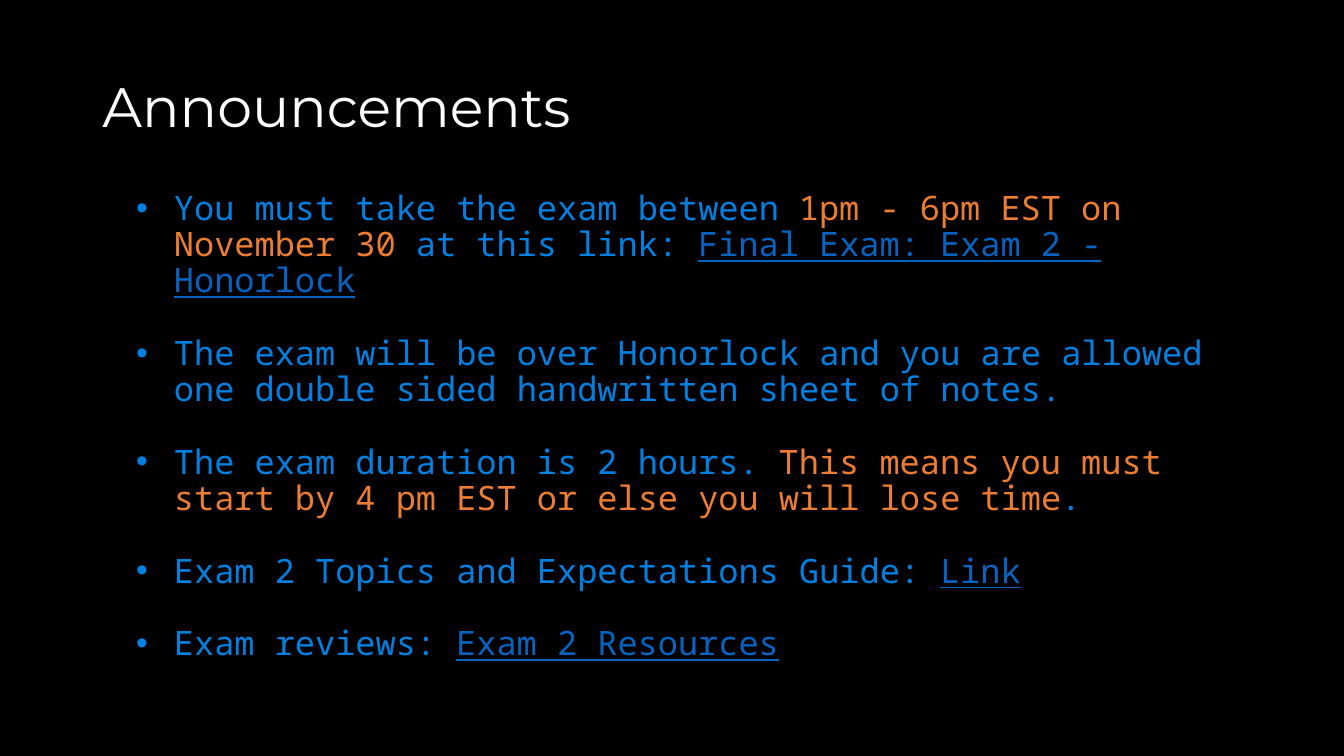
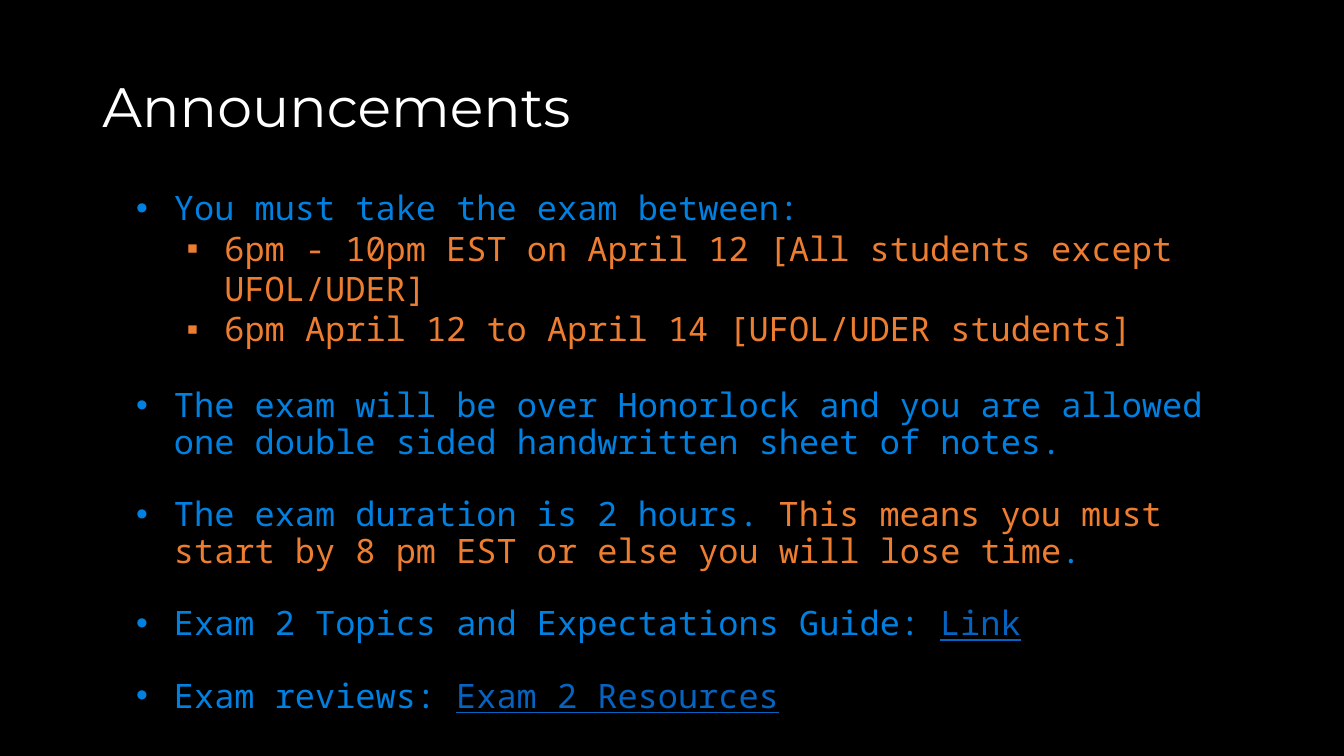
Before and after one commit to COP3530/Instructional-Content, a slide deck: slide 3 of Slides/Slides-PPT/Exam 2 - Review A.pptx. Drawn at 1344x756 pixels with LibreOffice and Linux fonts; fonts in the diff are those of the drawing. Boxes give left, top, right and bottom in pixels: in the first picture for what was removed or moved away, otherwise in the second. Text is boxed around its words. In the diff, an @@ line names an element or a change of style, - is before the commit and + after.

Commit message:
review a updated dsa exam 2

```diff
--- a/Slides/Slides-PPT/Exam 2 - Review A.pptx
+++ b/Slides/Slides-PPT/Exam 2 - Review A.pptx
@@ text at (x1=174, y1=194, x2=1172, y2=349): text changed; text colour #0081E2 to #ED7D31 @@
-• You must take the exam between 1pm - 6pm EST on November 30 at this link: Final Exam: Exam 2 - Honorlock
+• You must take the exam between:
+  ▪ 6pm - 10pm EST on April 12 [All students except UFOL/UDER]
+  ▪ 6pm April 12 to April 14 [UFOL/UDER students]
@@ text at (x1=174, y1=500, x2=1162, y2=572): text changed @@
-• The exam duration is 2 hours. This means you must start by 4 pm EST or else you will lose time.
+• The exam duration is 2 hours. This means you must start by 8 pm EST or else you will lose time.
```
Also in this commit, not shown: 10 other slides changed, 1 other file.
